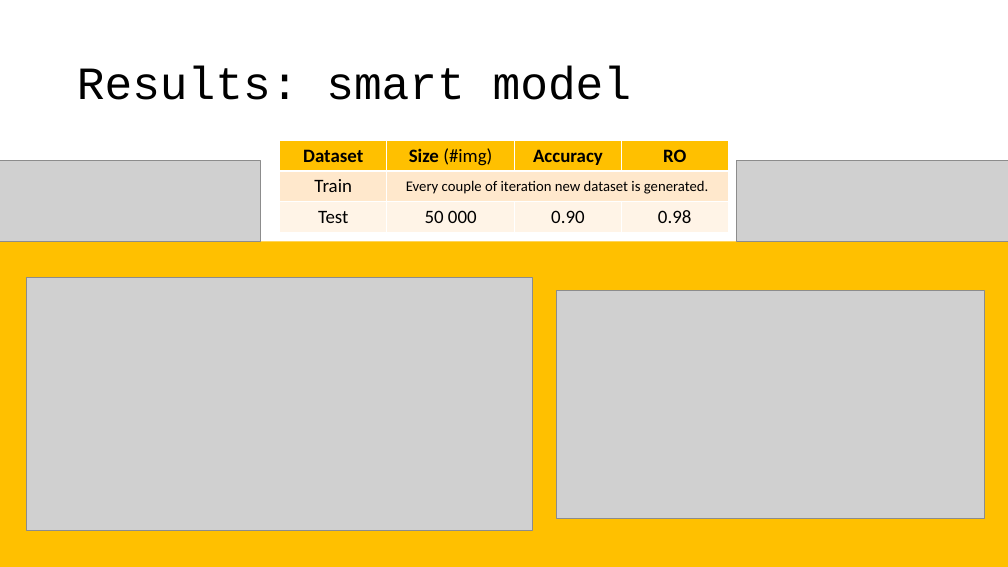
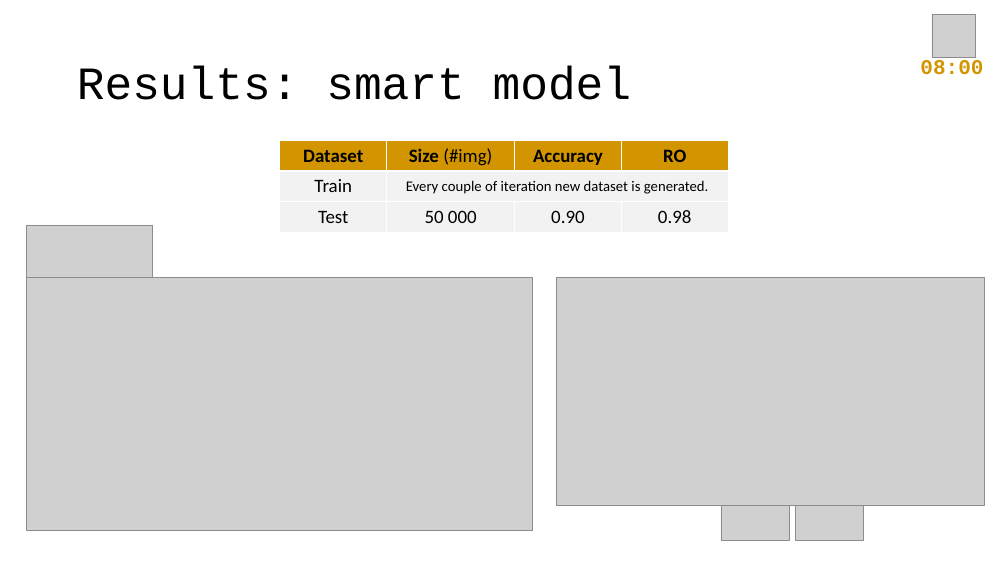
Before and after one commit to Strojove-uceni/final-projects-i_am_not_a_robot, a slide deck: slide 13 of presentation/Final_presentation_draft.pptx. Drawn at 1008x567 pixels with LibreOffice and Linux fonts; fonts in the diff are those of the drawing; grey boxes stand for pictures. Boxes give left, top, right and bottom in pixels: in the first picture for what was removed or moved away, otherwise in the second. Text is boxed around its words. In the diff, an @@ line names an element or a change of style, - is before the commit and + after.

```diff
--- a/presentation/Final_presentation_draft.pptx
+++ b/presentation/Final_presentation_draft.pptx
@@ picture added at <box>932,14,975,57</box> @@
@@ text added at <box>920,60,983,75</box>, 20 pt, text #D29500, bold @@
+08:00
@@ table at <box>280,141,727,233</box> @@
@@ fill #FFC000 to #D29500 in row 1 @@
@@ fill #FFE8CC to #F2F2F2 in 2 cells @@
@@ fill #FFF4E7 to #F2F2F2 in row 3 @@
@@ picture: place and size @@
-picture at <box>0,160,260,241</box>
+picture at <box>27,225,153,284</box>
@@ rectangle removed at <box>0,241,1008,567</box> @@
@@ picture: place and size @@
-picture at <box>557,290,985,518</box>
+picture at <box>557,278,985,505</box>
@@ picture added at <box>721,506,790,541</box> @@
@@ picture: place and size @@
-picture at <box>737,160,1008,241</box>
+picture at <box>796,506,864,541</box>
```
Also in this commit, not shown: 4 other slides changed, 1 slide added.
